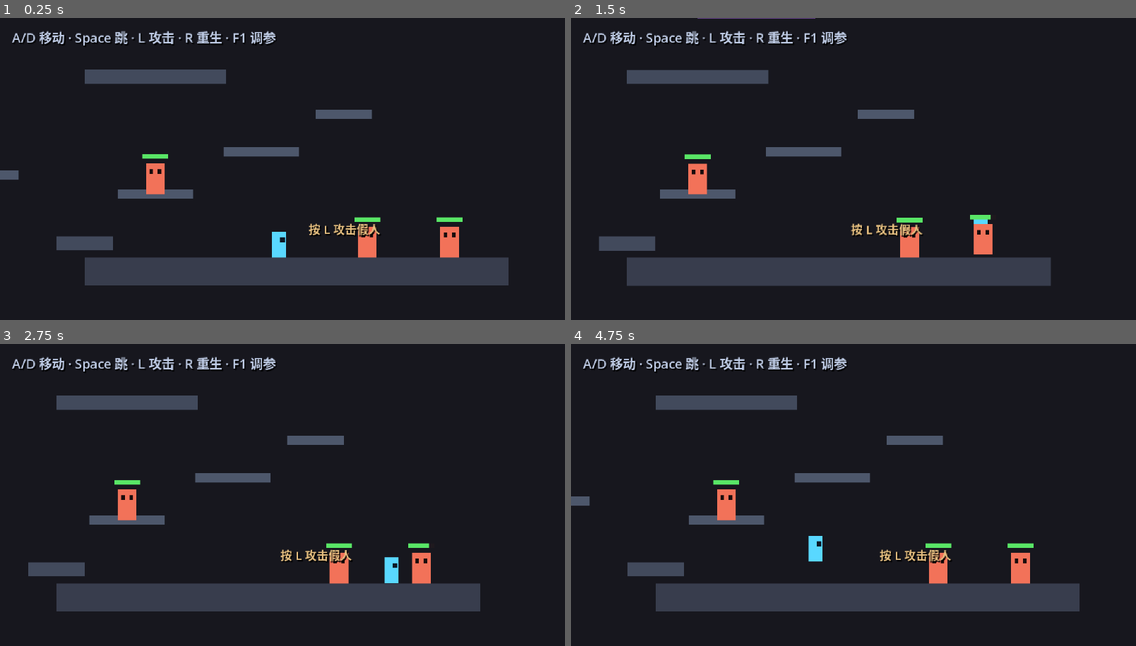
Above: before the commit, frames 1-4 (two rows, left to right).
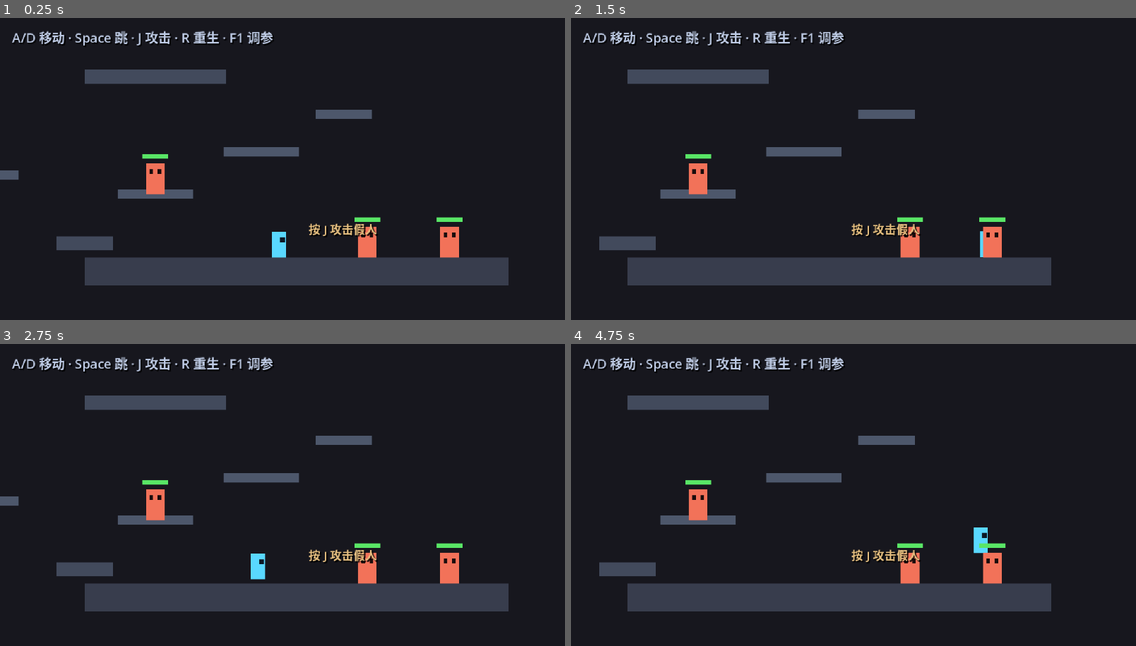
Above: after the commit, the same moments.

Repository: Palard-Lancelot/Palard-ZMD
Game: Godot game, scene res://scenes/boot/boot.tscn
Same seed, same stepped clock (60 frames per second), same inputs: the game is played once before the commit and once after it.
Inputs:
- Up to frame 1 (0.25 s): no input
- Up to frame 2 (1.5 s): tap Enter at 0.5 s; hold D (move_right) from 0.53 s (still down); tap J (attack, bound only after the commit) at 0.6 s; tap Space (jump) at 0.77, 1.07 s; tap L (attack, bound only before the commit) at 0.8, 1.35 s
- Up to frame 3 (2.75 s): tap Space (jump) at 1.52, 1.82 s; tap K (dash) at 1.55, 2.1 s; release D (move_right) at 2.03 s; hold A (move_left) from 2.03 s (still down); hold Space (jump) from 2.03 s (still down)
- Up to frame 4 (4.75 s): release A (move_left) at 2.78 s; release Space (jump) at 2.78 s; hold D (move_right) 2.78-4.28 s; tap Space (jump) at 2.85, 3.02, 3.32, 3.77, 4.07, 4.52 s; tap J (attack, bound only after the commit) at 3.05, 3.6 s; tap L (attack, bound only before the commit) at 3.8, 4.35 s; hold A (move_left) from 4.28 s (still down); tap K (dash) at 4.55 s

The runs differ from the first frame. In frame 1, 0.8% of the frame differs, in the area x 24-68%, y 4-73%; in frame 2, 1.9%; in frame 3, 6.6%; in frame 4, 6.6%, in the area x 0-90%, y 4-89%.

Commit message:
change(input)!: 跳跃仅绑 Space，攻击改绑 J (任务 0.2 调整)
BREAKING：攻击键由 L 改为 J

变更：
- jump    移除 J 次级绑定，现在仅 Space
- attack  L(76) -> J(74)
- dash    保持 K（任务 0.9 实装）

同步更新的提示文字（3 处）：
- scenes/world/test_level.tscn  HUD 提示 + "按 J 攻击假人"
- scripts/boot/boot.gd           启动日志
- README.md                      键位表

新增 tests/test_input_map.gd：
  键位是设计决策，改错会让测试与文档全部失配，所以单独用测试守住。
  断言 7 个动作的物理键码集合与设计完全一致。

验证：
- test_input_map  7/7 通过（jump 仅 Space、attack 为 J）
- test_movement   8/8 通过（无回归）
- test_attack     6/6 通过（无回归）

Diff:
--- a/project.godot
+++ b/project.godot
@@ -57,12 +57,11 @@
 jump={
 "deadzone": 0.2,
 "events": [Object(InputEventKey,"resource_local_to_scene":false,"resource_name":"","device":-1,"window_id":0,"alt_press …(190 unchanged characters)…
-, Object(InputEventKey,"resource_local_to_scene":false,"resource_name":"","device":-1,"window_id":0,"alt_pressed":false,"shift_pressed":false,"ctrl_pressed":false,"meta_pressed":false,"pressed":false,"keycode":0,"physical_keycode":74,"key_label":0,"unicode":0,"location":0,"echo":false,"script":null)
 ]
 }
 attack={
 "deadzone": 0.2,
-"events": [Object(InputEventKey,"resource_local_to_scene":fa …(141 unchanged characters)… ":false,"keycode":0,"physical_keycode":76,"key_label":0,"unicode":0,"location":0,"echo":false,"script":null)
+"events": [Object(InputEventKey,"resource_local_to_scene":fa …(141 unchanged characters)… ":false,"keycode":0,"physical_keycode":74,"key_label":0,"unicode":0,"location":0,"echo":false,"script":null)
 ]
 }
 dash={
--- a/scenes/world/test_level.tscn
+++ b/scenes/world/test_level.tscn
@@ -223,7 +223,7 @@
 offset_top = -18.0
 offset_right = 470.0
 offset_bottom = -4.0
-text = "按 L 攻击假人"
+text = "按 J 攻击假人"
 theme_override_colors/font_color = Color(0.9, 0.75, 0.5, 1)
 theme_override_colors/font_shadow_color = Color(0, 0, 0, 0.85)
 theme_override_constants/shadow_offset_x = 1
@@ -244,7 +244,7 @@
 offset_top = 8.0
 offset_right = 400.0
 offset_bottom = 30.0
-text = "A/D 移动 · Space 跳 · L 攻击 · R 重生 · F1 调参"
+text = "A/D 移动 · Space 跳 · J 攻击 · R 重生 · F1 调参"
 theme_override_colors/font_color = Color(0.75, 0.8, 0.9, 1)
 theme_override_colors/font_shadow_color = Color(0, 0, 0, 0.8)
 theme_override_constants/shadow_offset_x = 1
--- a/scripts/boot/boot.gd
+++ b/scripts/boot/boot.gd
@@ -49,7 +49,7 @@
 		_log("headless 自检完成，退出")
 		get_tree().quit()
 	else:
-		_log("进入游戏 —— A/D 移动 · Space 跳 · L 攻击 · R 重生 · F1 调参")
+		_log("进入游戏 —— A/D 移动 · Space 跳 · J 攻击 · R 重生 · F1 调参")
 
 
 ## 把玩家相机注册到 GameTime，屏震才有作用对象
--- /dev/null
+++ b/tests/test_input_map.gd
@@ -0,0 +1,85 @@
+extends SceneTree
+## 键位绑定验证（阶段 0 任务 0.2）
+##
+## 用途：确认 project.godot 里的输入映射与设计一致。
+## 键位是设计决策（DESIGN.md / README），改错会让所有测试与文档失配，
+## 所以单独用一个测试守住它。
+##
+## 用法：
+##   & $GODOT --headless --path . --script "res://tests/test_input_map.gd"
+
+## 期望绑定：动作 -> 允许的物理键码集合（顺序无关）
+## 物理键码参考：A=65 D=68 W=87 S=83 Space=32 J=74 K=75
+const EXPECTED := {
+	"move_left":  [65, 4194319],          # A / Left
+	"move_right": [68, 4194321],          # D / Right
+	"move_up":    [87, 4194320],          # W / Up
+	"move_down":  [83, 4194322],          # S / Down
+	"jump":       [32],                   # 仅 Space（J 已移除）
+	"attack":     [74],                   # J（原 L=76 已改）
+	"dash":       [75],                   # K
+}
+
+var _results: Array = []
+
+
+func _initialize() -> void:
+	print("")
+	print("[TEST] ============== 键位绑定验证 ==============")
+	var passed := 0
+	var total := 0
+
+	for action in EXPECTED.keys():
+		var want: Array = EXPECTED[action]
+		total += 1
+
+		if not InputMap.has_action(action):
+			_results.append(["动作 %s 存在" % action, false, "缺失"])
+			print("[TEST]   [FAIL] %-12s 动作未注册" % action)
+			continue
+
+		var got: Array = []
+		for e in InputMap.action_get_events(action):
+			if e is InputEventKey:
+				got.append(e.physical_keycode)
+
+		var ok: bool = _same_set(got, want)
+		if ok:
+			passed += 1
+		var tag := "[PASS]"
+		if not ok:
+			tag = "[FAIL]"
+		var got_names: Array = []
+		for k in got:
+			got_names.append(OS.get_keycode_string(k))
+		print("[TEST]   %s %-12s 实际绑定: %s" % [tag, action, ", ".join(got_names)])
+		if not ok:
+			var want_names: Array = []
+			for k in want:
+				want_names.append(OS.get_keycode_string(k))
+			print("[TEST]         期望: %s" % ", ".join(want_names))
+
+	print("[TEST] -------------------------------------------")
+	print("[TEST] 结果: %d / %d 通过" % [passed, total])
+	if passed == total:
+		print("[TEST] ★ 键位与设计一致")
+	else:
+		print("[TEST] ✗ 键位与设计不符 —— 检查 project.godot 的 [input] 段")
+	print("[TEST] ===========================================")
+	quit(0 if passed == total else 1)
+
+
+## 比较两个键码集合是否相同（忽略顺序与重复）
+func _same_set(a: Array, b: Array) -> bool:
+	var sa := {}
+	for x in a:
+		sa[x] = true
+	var sb := {}
+	for x in b:
+		sb[x] = true
+	if sa.size() != sb.size():
+		return false
+	for k in sa.keys():
+		if not sb.has(k):
+			return false
+	return true
